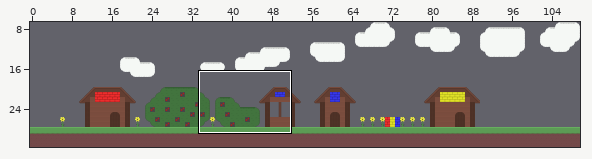
Tiled map -- Color Quest/Color Quest/assets/TileMaps/Tutorial.tmx. The picture above shows the old version from afar; the outline marks the close-up.
Close-up. The starting point:
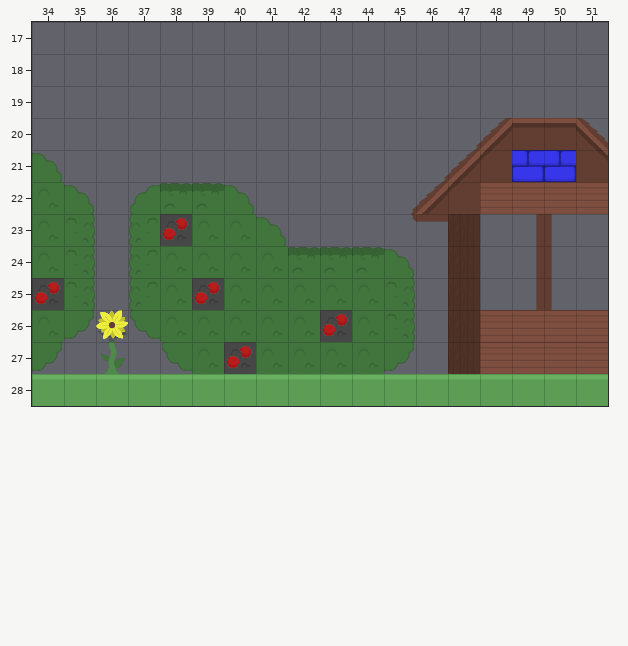
Cells are 32x32 px. Shown: x 34..51, y 17..28. The commit also changed other parts of the map, which this record leaves out.
The same view after the edit:
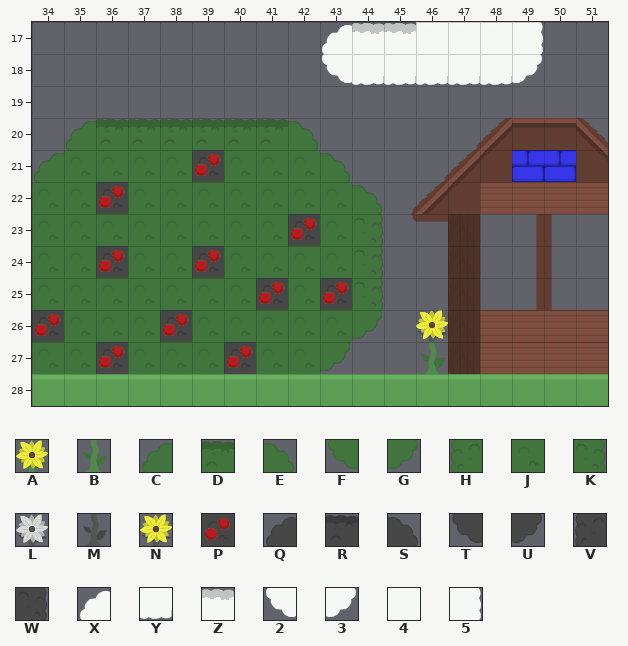
Key: from "color_tiles_2": A 1, B 8, C 28, D 30, E 31, F 32, G 33, H 35, J 36, K 38, L 43, M 50, N 59, P 66, Q 70, R 72, S 73, T 74, U 75, V 77, W 80, X 84, Y 85 flipped up-down, Z 86, 2 88, 3 89, 4 92, 5 94.
_ is an empty cell, # one hidden under a higher layer, . an unchanged one.
The exact change:
--- layer "Ground_1"
@@ x 36..41 @@
-20 ______
+20 RRRRRR
@@ x 38..39 @@
-22 RR
+22 __
@@ x 42..44 @@
-24 RRR
+24 ___
--- layer "Background_1"
@@ x 34..46 @@
-20 .________....
-21 S........_...
-22 .S.QRRS..._..
-23 .W.V...S.._..
-24 .W.V....RRRS.
-25 .W.V......#W.
-26 .ULT......#W_
-27 U.M.T....##U_
+20 .QRRRRRRS....
+21 Q........S...
+22 .#.####...S..
+23 .#.#...#..W..
+24 .#.#....##W_.
+25 .#.#......W_.
+26 .###......U_L
+27 #.#.#....U__M
--- layer "Ground_0"
@@ x 44..45 @@
-17 __
+17 ZZ
@@ x 36..41 @@
-20 ______
+20 DDDDDD
@@ x 38..39 @@
-22 DD
+22 __
@@ x 42..44 @@
-24 DDD
+24 ___
--- layer "Background_0"
@@ x 43..49 @@
-17 _______
-18 _______
+17 XZZ4445
+18 2YYYYY3
@@ x 34..46 @@
-20 .________....
-21 E____.____...
-22 .E.CDDE____..
-23 .K_H#..E.__..
-24 .K.H.J..DDDE.
-25 #K_H.#.J.JJK.
-26 JGAFJ....#JK_
-27 G_B_F....JJG_
+20 .CDDDDDDE....
+21 CJJJJ.JJJE...
+22 .J.JJJJJJJE..
+23 .JJJJ..J.JK..
+24 .J.J.#..JJK_.
+25 JJJJ.J.#.#K_.
+26 #JJJ#....JG_A
+27 JJ#JJ....G__B
--- layer "Yellow"
@@ x 36..46 @@
-26 N........._
+26 _.........N
--- layer "Red"
@@ x 34..43 @@
-21 ....._....
-22 .._.......
-23 ....P..._.
-24 .._.._....
-25 P....P._._
-26 _..._....P
-27 .._.......
+21 .....P....
+22 ..P.......
+23 ...._...P.
+24 ..P..P....
+25 _...._.P.P
+26 P...P...._
+27 ..P.......
Boxes around the changes in both close-ups, in picture pixels (x1, y1, x2, y2):
added: (322, 22, 543, 85)
changed: (32, 119, 448, 374)
